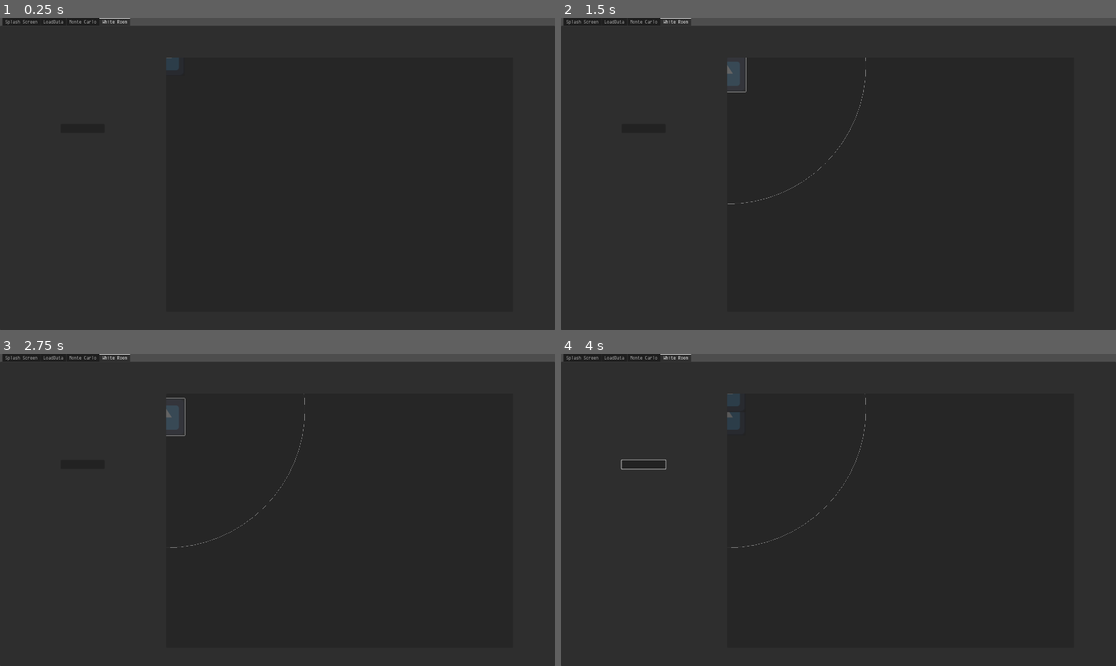
Above: before the commit, frames 1-4 (two rows, left to right).
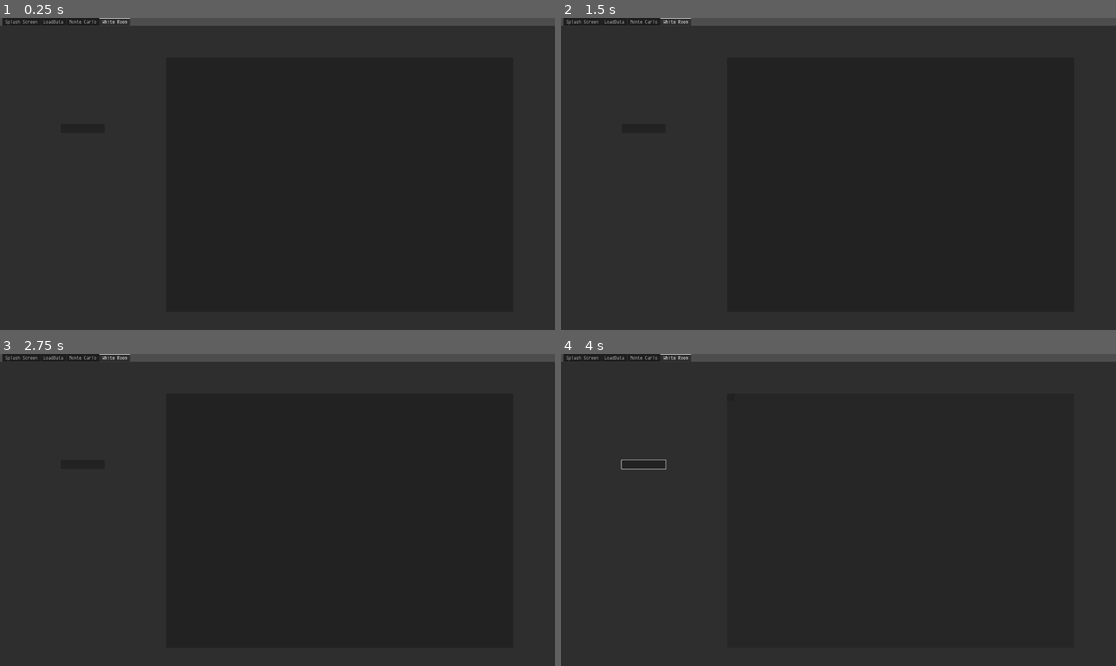
Above: after the commit, the same moments.

Repository: Scarfsman/WhiteRoom
Game: Godot game, scene res://main.tscn
Same seed, same stepped clock (60 frames per second), same inputs: the game is played once before the commit and once after it. The engine's default icon, where the game draws it, is replaced by a stand-in: a white triangle on a blue panel in a dark square.
Inputs (mouse positions are in pixels of both pictures, inside the frame that each line leads up to):
- Up to frame 1 (0.25 s): no input
- Up to frame 2 (1.5 s): click (727, 58) at 0.52 s; click (727, 64) at 1.27 s
- Up to frame 3 (2.75 s): click (166, 410) at 2.02 s
- Up to frame 4 (4 s): click (644, 463) at 2.75 s; tap Enter at 3.5 s; move the mouse to (960, 494) at 3.52 s

The runs differ from the first frame. In frame 1, less than 0.1% of the frame differs, in the area x 29-33%, y 12-17%; in frame 2, 0.4%; in frame 3, 0.4%, in the area x 29-55%, y 12-63%; in frame 4, 0.3%.

Commit message:
Updated movement threshold to use raycasts and colliders

Diff:
--- a/main.tscn
+++ b/main.tscn
@@ -1,13 +1,15 @@
 [gd_scene load_steps=9 format=3 uid="uid://8c7yg47fmh45"]
 
-[ext_resource type="Script" path="res://scripts/main.gd" id="1_n536m"]
+[ext_resource type="Script" uid="uid://bqrabd3sa23gl" path="res://scripts/main.gd" id="1_n536m"]
 [ext_resource type="Theme" uid="uid://reixxy2fymu3" path="res://new_theme.tres" id="2_epkic"]
 [ext_resource type="PackedScene" uid="uid://c6gb8xtioqkkx" path="res://table.tscn" id="2_uu8r5"]
 [ext_resource type="FontFile" uid="uid://cb3a1aglu7cw4" path="res://Fonts/Envy Code R.ttf" id="3_6lbhf"]
-[ext_resource type="Script" path="res://scripts/monte_calro.gd" id="5_stiw4"]
-[ext_resource type="Script" path="res://scripts/graph.gd" id="5_ymnst"]
-[ext_resource type="Script" path="res://white_room.gd" id="7_id5n1"]
-[ext_resource type="PackedScene" uid="uid://qt6grn08pcky" path="res://unit.tscn" id="8_vxhvu"]
+[ext_resource type="Script" uid="uid://bfccuywk1vkoa" path="res://scripts/monte_calro.gd" id="5_stiw4"]
+[ext_resource type="Script" uid="uid://c23iht84gg2be" path="res://scripts/graph.gd" id="5_ymnst"]
+[ext_resource type="Script" uid="uid://dnu0hepq3t45i" path="res://white_room.gd" id="7_id5n1"]
+
+[sub_resource type="RectangleShape2D" id="RectangleShape2D_2ww3f"]
+size = Vector2(19.8807, 18.1772)
 
 [node name="Main" type="Node"]
 script = ExtResource("1_n536m")
@@ -105,6 +107,7 @@
 selected = 0
 item_count = 2
 popup/item_0/text = "Melee"
+popup/item_0/id = 0
 popup/item_1/text = "Shooting"
 popup/item_1/id = 1
 metadata/_edit_use_anchors_ = true
@@ -134,6 +137,7 @@
 offset_right = 368.0
 offset_bottom = 580.0
 item_count = 1
+popup/item_0/id = 0
 metadata/_edit_use_anchors_ = true
 
 [node name="Target" type="Panel" parent="TabContainer/Monte Carlo"]
@@ -205,8 +209,6 @@
 offset_right = 1775.0
 offset_bottom = 990.0
 
-[node name="Unit" parent="TabContainer/White Room/Panel" instance=ExtResource("8_vxhvu")]
-
 [node name="Load" type="Button" parent="TabContainer/White Room"]
 layout_mode = 1
 anchors_preset = -1
@@ -215,6 +217,15 @@
 offset_right = 362.0
 offset_bottom = 371.0
 grow_vertical = 2
+
+[node name="CharacterBody2D" type="CharacterBody2D" parent="TabContainer/White Room"]
+position = Vector2(1200, 352)
+
+[node name="CollisionShape2D" type="CollisionShape2D" parent="TabContainer/White Room/CharacterBody2D"]
+position = Vector2(0.174927, 2.67502)
+scale = Vector2(2.935, 2.935)
+shape = SubResource("RectangleShape2D_2ww3f")
+debug_color = Color(0.737065, 0.223677, 1, 0.42)
 
 [connection signal="file_selected" from="FileDialogRed" to="." method="_on_file_dialog_red_file_selected"]
 [connection signal="file_selected" from="FileDialogRed" to="." method="_on_file_dialog_file_selected"]
--- a/object.gd
+++ b/object.gd
@@ -1,3 +1,5 @@
+#https://www.youtube.com/watch?v=2dzBKXzGG5s
+
 extends Sprite2D
 
 var dragging: bool = false
@@ -7,26 +9,67 @@
 var rightBound: float
 var upperBound: float
 var lowerBound: float
-var maxDist: float =  globals.inchesToPixels(24)
+var FOV_incrament = 2 *  PI / 60
+var maxDist: float =  globals.inchesToPixels(14)
 
 var startPos: Vector2 = Vector2(0, 0)
+var temp1: Vector2
+var temp2: Vector2
+
+@onready var space_state = get_world_2d().direct_space_state
 
 func _ready():
-    offsetParent = get_parent().get_transform()[2]
+    offsetParent = get_parent().global_position
     var boundries = get_parent().get_size()
     leftBound = offsetParent[0]
     rightBound = offsetParent[0] + boundries[0]
     upperBound = offsetParent[1]
     lowerBound = offsetParent[1] + boundries[1]
+    var angle = FOV_incrament
+    while angle <= 2 * PI:
+        var newRay = RayCast2D.new()
+        newRay.target_position = Vector2(0, maxDist).rotated(angle)
+        newRay.visible = false
+        $Rays.add_child(newRay)
+        angle += FOV_incrament
+
+func get_FOV_circle(from: Vector2, radius):
+    var angle = FOV_incrament
+    var points = PackedVector2Array()
+
+    for ray in $Rays.get_children():
+        ray.target_position =  ray.target_position.normalized() * radius
+        if ray.is_colliding():
+            print
+            points.append((ray.get_collision_point() - ray.global_position)/scale)
+        else:
+            points.append(ray.target_position)
+    '''
+    while angle < 2 * PI:
+        var offset = Vector2(radius, 0).rotated(angle)
+        var to = from + offset
+        var params = PhysicsRayQueryParameters2D.create(from, to)
+        #params.exclude = []
+        #params.collision_mask = 1
+        var result = space_state.intersect_ray(params)
+        temp1 = from
+        temp2 = to
+        if result:
+            print('collided')
+            points.append(result.position)
+        else:
+            points.append(to)
+        angle += FOV_incrament
+    '''
+
+    return points
+
+func draw_target_area(position: Vector2, distance:float ) -> void:
+    var points = get_FOV_circle(position, distance)
+    set_target_area(points)
 
 func _draw() -> void:
-    if dragging:
-        print(startPos)
-        draw_circle(startPos - global_position,
-                    maxDist,
-                    Color.GRAY,
-                    false)
-
+    draw_line(temp1, temp2, Color.WHITE)
 
 # Called every frame. 'delta' is the elapsed time since the previous frame.
 func _process(delta: float) -> void:
@@ -41,7 +84,6 @@
         var y = (targetPos[1] - startPos[1])
         var travelDist: float = (x**2) + (y**2)
         travelDist = pow(travelDist, 1/2.0)
-        print(travelDist)
         #if we are traveling further than we are allowed, stop that
         if travelDist > maxDist:
             #get the angle of instance based on our current target
@@ -52,6 +94,7 @@
             var yNew = startPos[1] + (maxDist * sin(angle))
             targetPos = Vector2(xNew, yNew)
         position = targetPos - offsetParent
+        draw_target_area(Vector2(0, 0), maxDist - min(travelDist, maxDist) + 50)
         queue_redraw()
 
 func _on_button_button_down() -> void:
@@ -62,3 +105,10 @@
 func _on_button_button_up() -> void:
     dragging = false
     startPos = Vector2(0, 0)
+    clear_target_area()
+
+func set_target_area(points: PackedVector2Array) -> void:
+    $Area.polygon = points
+
+func clear_target_area() -> void:
+    set_target_area(PackedVector2Array())
--- a/project.godot
+++ b/project.godot
@@ -12,7 +12,7 @@
 
 config/name="The White Room"
 run/main_scene="res://main.tscn"
-config/features=PackedStringArray("4.3", "Forward Plus")
+config/features=PackedStringArray("4.4", "Forward Plus")
 config/icon="res://icon.svg"
 
 [autoload]
--- a/unit.tscn
+++ b/unit.tscn
@@ -1,22 +1,45 @@
-[gd_scene load_steps=3 format=3 uid="uid://qt6grn08pcky"]
+[gd_scene load_steps=4 format=3 uid="uid://qt6grn08pcky"]
 
-[ext_resource type="Texture2D" uid="uid://c0tn6os2woo7n" path="res://icon.svg" id="1_mgtl1"]
-[ext_resource type="Script" path="res://object.gd" id="2_g7d53"]
+[ext_resource type="Texture2D" uid="uid://biyn5dp6qj87x" path="res://pngwing.com(2).png" id="1_lfqr2"]
+[ext_resource type="Script" uid="uid://b8qa4sn5gfhce" path="res://object.gd" id="2_g7d53"]
+
+[sub_resource type="CircleShape2D" id="CircleShape2D_c52km"]
+radius = 50.0
 
 [node name="Object" type="Sprite2D"]
-texture = ExtResource("1_mgtl1")
+scale = Vector2(0.5, 0.5)
 script = ExtResource("2_g7d53")
+
+[node name="Sprite2D" type="Sprite2D" parent="."]
+texture = ExtResource("1_lfqr2")
+
+[node name="CharacterBody2D" type="CharacterBody2D" parent="Sprite2D"]
+collision_mask = 3
+
+[node name="CollisionShape2D" type="CollisionShape2D" parent="Sprite2D/CharacterBody2D"]
+shape = SubResource("CircleShape2D_c52km")
+one_way_collision_margin = 0.0
+debug_color = Color(0.991163, 0, 0.269152, 0.42)
 
 [node name="Button" type="Button" parent="."]
 anchors_preset = 15
 anchor_right = 1.0
 anchor_bottom = 1.0
-offset_left = -64.0
-offset_top = -64.0
-offset_right = -64.0
-offset_bottom = -64.0
+offset_left = -50.0
+offset_top = -50.0
+offset_right = 49.0
+offset_bottom = 49.0
 grow_horizontal = 2
 grow_vertical = 2
 
+[node name="Area" type="Polygon2D" parent="."]
+color = Color(0.364706, 0.337255, 0.556863, 0.337255)
+
+[node name="Rays" type="Control" parent="."]
+layout_mode = 3
+anchors_preset = 0
+offset_right = 40.0
+offset_bottom = 40.0
+
 [connection signal="button_down" from="Button" to="." method="_on_button_button_down"]
 [connection signal="button_up" from="Button" to="." method="_on_button_button_up"]
Not shown, added: DataFrame.gd.uid
Not shown, changed: Fonts/Envy Code R.ttf.import
Not shown, changed: Fonts/FiraCode-Light.otf.import
Not shown, added: addons/FileAccessWeb/core/file_access_web.gd.uid
Not shown, added: object.gd.uid
Binary file added: pngwing.com(2).png
Not shown, added: pngwing.com(2).png.import
Not shown, added: scripts/Globals.gd.uid
Not shown, added: scripts/graph.gd.uid
Not shown, added: scripts/main.gd.uid
Not shown, added: scripts/monte_calro.gd.uid
Not shown, added: scripts/table.gd.uid
(and 2 more such lines)
